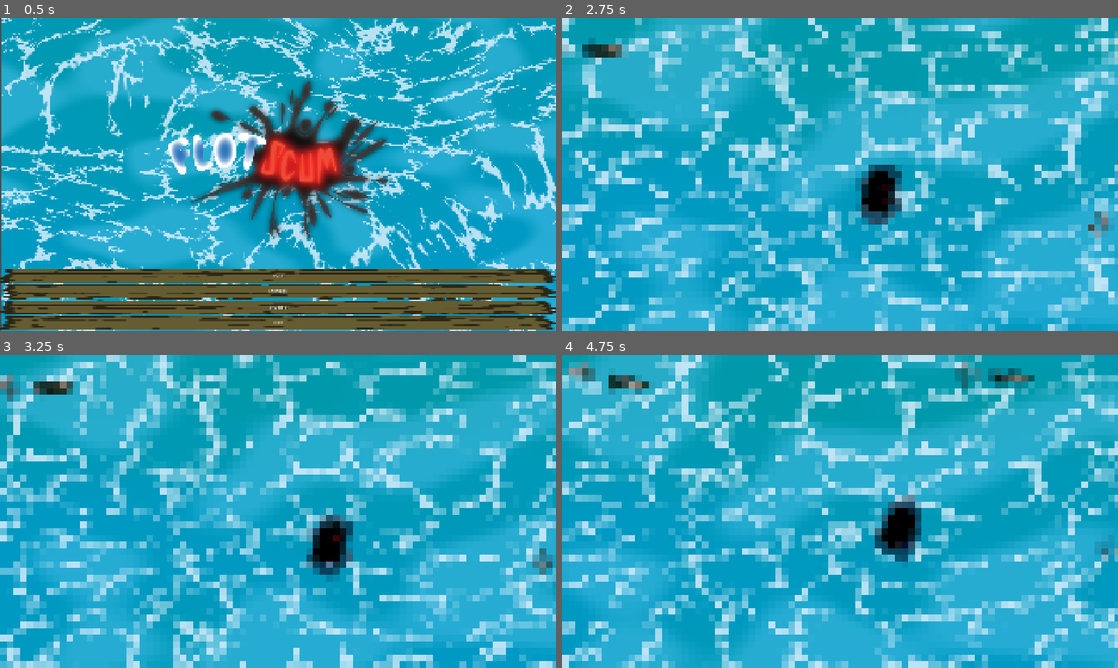
Above: before the commit, frames 1-4 (two rows, left to right).
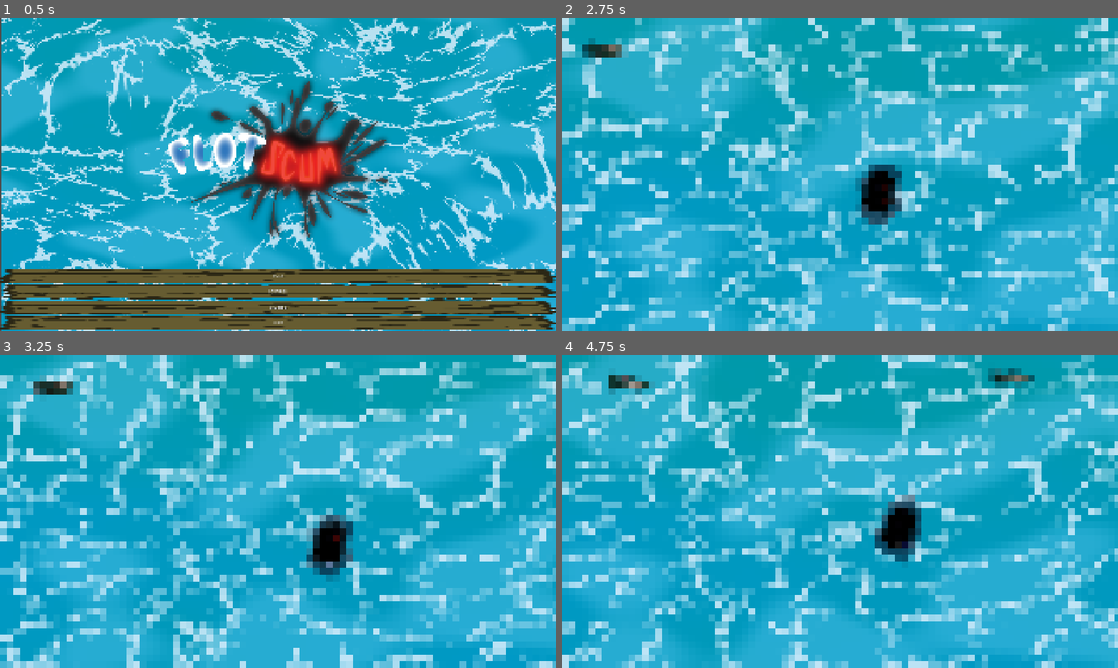
Above: after the commit, the same moments.

Repository: Of-Machines-and-Men/flotscum
Game: Godot game, scene res://scenes/levels/UI/main_menu.tscn
Two runs of this game, one before a commit and one after it. Both use one fixed random seed, a clock stepped at 60 frames per second and the inputs below.
Inputs (mouse positions are in pixels of both pictures, inside the frame that each line leads up to):
- Up to frame 1 (0.5 s): no input
- Up to frame 2 (2.75 s): click "PLAY" at 0.5 s; move the mouse to (962, 158) at 1.27 s; hold D (moveright) 1.28-2.03 s; move the mouse to (728, 190) at 2.02 s; hold S (movedown) from 2.03 s (still down)
- Up to frame 3 (3.25 s): move the mouse to (333, 442) at 2.77 s; release S (movedown) at 2.78 s; hold D (moveright) from 2.78 s (still down)
- Up to frame 4 (4.75 s): move the mouse to (812, 574) at 3.52 s; release D (moveright) at 3.53 s; hold W (moveup) 3.53-4.28 s; move the mouse to (1006, 558) at 4.27 s; hold A (moveleft) from 4.28 s (still down)

Frame 1 is identical in both runs. In frame 2, 0.2% of the frame differs, in the area x 0-99%, y 8-71%; in frame 3, 0.4%; in frame 4, 0.6%, in the area x 1-100%, y 2-66%.

Commit message:
Made Wakes n Ripples
Still having issues, will tackle later

Diff:
--- /dev/null
+++ b/default_bus_layout.tres
@@ -0,0 +1,17 @@
+[gd_resource type="AudioBusLayout" format=3 uid="uid://chu2lultmf52d"]
+
+[sub_resource type="AudioEffectDistortion" id="AudioEffectDistortion_j3pel"]
+resource_name = "Distortion"
+pre_gain = 6.0
+drive = 0.3
+post_gain = -6.0
+
+[sub_resource type="AudioEffectLowPassFilter" id="AudioEffectLowPassFilter_j3pel"]
+resource_name = "LowPassFilter"
+cutoff_hz = 400.0
+
+[resource]
+bus/0/effect/0/effect = SubResource("AudioEffectDistortion_j3pel")
+bus/0/effect/0/enabled = true
+bus/0/effect/1/effect = SubResource("AudioEffectLowPassFilter_j3pel")
+bus/0/effect/1/enabled = true
--- a/scenes/entities/enemy/rammer/rammer.gd
+++ b/scenes/entities/enemy/rammer/rammer.gd
@@ -12,11 +12,3 @@
 
 func _physics_process(delta: float) -> void:
 	super._physics_process(delta)
-	_constrain_net()
-
-func _constrain_net() -> void:
-	var attach_pos = attach_point.global_position
-	var back_dir = Vector2.LEFT.rotated(rotation)  # adjust LEFT/RIGHT to match your sprite
-	var target_pos = attach_pos + back_dir * max_net_distance
-	net.global_position = net.global_position.lerp(target_pos, 0.3)
-	net.rotation = lerp_angle(net.rotation, rotation, 0.3)
--- a/scenes/entities/enemy/rammer/rammer.tscn
+++ b/scenes/entities/enemy/rammer/rammer.tscn
@@ -7,7 +7,6 @@
 [ext_resource type="Script" uid="uid://bjfgy0dqul657" path="res://scripts/gameplay/abilities/wander/wander_ability.gd" id="5_nasbk"]
 [ext_resource type="Texture2D" uid="uid://d2ssq57oxdi3a" path="res://assets/entities/enemies/Trawler_Option2x.png" id="6_4ju6u"]
 [ext_resource type="Shader" uid="uid://mbbv8o3qlcs1" path="res://shaders/drop_shadow.gdshader" id="6_xw88a"]
-[ext_resource type="Texture2D" uid="uid://cuifav3fn0vkg" path="res://assets/entities/trash/medium/fishing_net_02.png" id="7_2m1kf"]
 
 [sub_resource type="Resource" id="Resource_xw88a"]
 script = ExtResource("3_2m1kf")
@@ -43,22 +42,6 @@
 [sub_resource type="CircleShape2D" id="CircleShape2D_k3n7j"]
 radius = 397.02014
 
-[sub_resource type="RectangleShape2D" id="RectangleShape2D_xw88a"]
-size = Vector2(62.27663, 59.519722)
-
-[sub_resource type="ShaderMaterial" id="ShaderMaterial_xw88a"]
-shader = ExtResource("6_xw88a")
-shader_parameter/shadow_offset = Vector2(0, 0)
-shader_parameter/shadow_spread = 13.42800063783
-shader_parameter/shadow_blur = 15.330000728175
-shader_parameter/shadow_color = Color(0.02, 0.08, 0.12, 1)
-shader_parameter/shadow_scale = 1.0
-shader_parameter/shadow_opacity = 0.39600001881
-shader_parameter/shadow_falloff = 1.5150000482125
-shader_parameter/ripple_strength = 0.012
-shader_parameter/ripple_speed = 1.2
-shader_parameter/ripple_frequency = 14.0
-
 [node name="Rammer" type="RigidBody2D" unique_id=2645434 node_paths=PackedStringArray("entity_sprite", "collider", "perception_zone")]
 linear_damp = 1.0
 script = ExtResource("1_k3n7j")
@@ -92,22 +75,3 @@
 
 [node name="CollisionShape2D" type="CollisionShape2D" parent="PerceptionArea" unique_id=1502097546]
 shape = SubResource("CircleShape2D_k3n7j")
-
-[node name="Net Attach Point" type="Marker2D" parent="." unique_id=898016857]
-position = Vector2(-65, 0)
-
-[node name="Net" type="StaticBody2D" parent="Net Attach Point" unique_id=1445551399]
-position = Vector2(65, 0)
-
-[node name="CollisionShape2D" type="CollisionShape2D" parent="Net Attach Point/Net" unique_id=813675932]
-position = Vector2(-99, -4.0000014)
-rotation = -0.8103766
-shape = SubResource("RectangleShape2D_xw88a")
-
-[node name="Sprite2D" type="Sprite2D" parent="Net Attach Point/Net" unique_id=438512542]
-material = SubResource("ShaderMaterial_xw88a")
-position = Vector2(-105, -1.9999979)
-rotation = -2.3884513
-scale = Vector2(0.10000001, 0.10000001)
-texture = ExtResource("7_2m1kf")
-offset = Vector2(-50, 100)
--- a/scenes/entities/player/player.gd
+++ b/scenes/entities/player/player.gd
@@ -1,6 +1,7 @@
 class_name Player
 extends Entity
 
+@onready var swim_sound: AudioStreamPlayer2D = $AudioStreamPlayer2D
 # Called when the node enters the scene tree for the first time.
 func _ready() -> void:
 	super._ready()
@@ -10,6 +11,9 @@
 	super._physics_process(delta)
 	_rotate_towards_mouse()
 	_apply_input_force()
+	_play_swim_sound()
+
+
 
 func _apply_input_force() -> void:
 	var input = Vector2(
@@ -24,3 +28,12 @@
 	var mouse_pos = get_global_mouse_position()
 	var target_direction = global_position.direction_to(mouse_pos)
 	turn_towards(target_direction)
+
+func _play_swim_sound() -> void:
+	print("velocity: ", linear_velocity.length(), " playing: ", swim_sound.playing)
+	var is_moving = linear_velocity.length() > 10.0
+
+	if is_moving and not swim_sound.playing:
+		swim_sound.play()
+	elif not is_moving and swim_sound.playing:
+		swim_sound.stop()
--- a/scenes/entities/player/player.tscn
+++ b/scenes/entities/player/player.tscn
@@ -4,10 +4,23 @@
 [ext_resource type="Script" uid="uid://d12eyvoswutn1" path="res://scripts/gameplay/abilities/drift/drift_ability.gd" id="2_58kc7"]
 [ext_resource type="Texture2D" uid="uid://k7k4l7f8cba6" path="res://assets/entities/Garbo.svg" id="2_635qg"]
 [ext_resource type="Shader" uid="uid://mbbv8o3qlcs1" path="res://shaders/drop_shadow.gdshader" id="3_nh4ur"]
+[ext_resource type="Shader" uid="uid://bpjl7610umjtm" path="res://shaders/ripple.gdshader" id="5_5sj0x"]
+[ext_resource type="AudioStream" uid="uid://jnbyvafycg54" path="res://assets/sounds/player/sx_plr_move.wav" id="5_bjvvg"]
+[ext_resource type="Script" uid="uid://dtlont4kq5675" path="res://scripts/managers/ripple_manager.gd" id="6_ovg4i"]
 
 [sub_resource type="Resource" id="Resource_nh4ur"]
 script = ExtResource("2_58kc7")
 metadata/_custom_type_script = "uid://d12eyvoswutn1"
+
+[sub_resource type="ShaderMaterial" id="ShaderMaterial_7wli1"]
+shader = ExtResource("5_5sj0x")
+shader_parameter/ripple_speed = 2.0
+shader_parameter/ripple_frequency = 8.0
+shader_parameter/ripple_strength = 0.6
+shader_parameter/ripple_color = Color(0.8, 0.95, 1, 0.5)
+
+[sub_resource type="QuadMesh" id="QuadMesh_j0oqr"]
+size = Vector2(125, 175)
 
 [sub_resource type="ShaderMaterial" id="ShaderMaterial_bjvvg"]
 shader = ExtResource("3_nh4ur")
@@ -43,6 +56,12 @@
 can_be_absorbed = false
 metadata/_custom_type_script = "uid://cdx4j041nqp46"
 
+[node name="Ripple" type="MeshInstance2D" parent="." unique_id=1511060812]
+material = SubResource("ShaderMaterial_7wli1")
+position = Vector2(5, 0)
+mesh = SubResource("QuadMesh_j0oqr")
+script = ExtResource("6_ovg4i")
+
 [node name="Sprite2D" type="Sprite2D" parent="." unique_id=80675551]
 material = SubResource("ShaderMaterial_bjvvg")
 rotation = 1.5707964
@@ -63,3 +82,6 @@
 position_smoothing_enabled = true
 drag_horizontal_enabled = true
 drag_vertical_enabled = true
+
+[node name="AudioStreamPlayer2D" type="AudioStreamPlayer2D" parent="." unique_id=1332907243]
+stream = ExtResource("5_bjvvg")
--- /dev/null
+++ b/scripts/managers/ripple_manager.gd
@@ -0,0 +1,13 @@
+extends MeshInstance2D
+
+func _physics_process(delta: float) -> void:
+	if get_parent() is Entity:
+		var parent = get_parent() as Entity
+
+		# Ripple always shows but intensifies with speed
+		var speed_factor = clamp(parent.linear_velocity.length() / 30.0, 0.2, 1.0)
+		modulate.a = speed_factor
+
+		# Scale ripple with speed — bigger wake when moving faster
+		var scale_factor = lerp(0.8, 1.3, speed_factor)
+		scale = Vector2(scale_factor, scale_factor)
--- /dev/null
+++ b/scripts/managers/wake_manager.gd
@@ -0,0 +1,13 @@
+extends MeshInstance2D
+
+@export var is_wake: bool = true
+
+func _physics_process(delta: float) -> void:
+	if is_wake and get_parent() is Entity:
+		var parent = get_parent() as Entity
+
+		rotation = parent.rotation - PI / 2
+
+		# Fade in/out with speed
+		var speed_factor = clamp(parent.linear_velocity.length() / 50.0, 0.0, 1.0)
+		modulate.a = speed_factor
--- /dev/null
+++ b/shaders/ripple.gdshader
@@ -0,0 +1,19 @@
+shader_type canvas_item;
+
+uniform float ripple_speed : hint_range(0.0, 5.0) = 2.0;
+uniform float ripple_frequency : hint_range(1.0, 20.0) = 8.0;
+uniform float ripple_strength : hint_range(0.0, 1.0) = 0.6;
+uniform vec4 ripple_color : source_color = vec4(0.8, 0.95, 1.0, 0.5);
+
+void fragment() {
+	vec2 uv = UV - vec2(0.5, 0.5);
+	float dist = length(uv);
+
+	float ripple = sin(dist * ripple_frequency - TIME * ripple_speed) * 0.5 + 0.5;
+	ripple = smoothstep(0.4, 0.6, ripple);
+
+	float fade = smoothstep(0.5, 0.35, dist) * smoothstep(0.0, 0.1, dist);
+
+	float final = ripple * fade;
+	COLOR = vec4(ripple_color.rgb, final * ripple_strength * ripple_color.a);
+}
--- /dev/null
+++ b/shaders/wake.gdshader
@@ -0,0 +1,42 @@
+shader_type canvas_item;
+
+uniform float wake_angle : hint_range(0.1, 1.5) = 0.6;
+uniform float wake_length : hint_range(0.1, 2.0) = 1.0;
+uniform float wake_speed : hint_range(0.0, 5.0) = 2.0;
+uniform float wake_strength : hint_range(0.0, 1.0) = 1.0;
+uniform float squiggle_amount : hint_range(0.0, 0.2) = 0.05;
+uniform float squiggle_frequency : hint_range(1.0, 20.0) = 8.0;
+uniform vec4 wake_color : source_color = vec4(0.9, 0.97, 1.0, 1.0);
+
+void fragment() {
+	vec2 uv = UV - vec2(0.5, 0.5);
+
+	// NAUGHTY V SHAPES GET PUT IN THE EDGE WIGGLER
+	float squiggle_x = sin(uv.y * squiggle_frequency + TIME * wake_speed) * squiggle_amount;
+	float squiggle_y = sin(uv.x * squiggle_frequency + TIME * wake_speed * 0.7) * squiggle_amount;
+	vec2 warped_uv = uv + vec2(squiggle_x, squiggle_y);
+
+	float angle = abs(warped_uv.x) / max(abs(warped_uv.y), 0.001);
+	float v_shape = smoothstep(wake_angle + 0.05, wake_angle - 0.05, angle);
+
+	// Only behind
+	float behind = smoothstep(0.0, 0.02, warped_uv.y);
+
+	// Animated lines along arms
+	float lines = sin((uv.y * 15.0 / wake_length) - TIME * wake_speed) * 0.5 + 0.5;
+	lines = smoothstep(0.3, 0.7, lines);
+
+	float edge = abs(angle - wake_angle);
+	float edge_glow = smoothstep(0.15, 0.0, edge) * 2.0;
+
+	float edge_squiggle = sin(uv.y * squiggle_frequency * 2.0 + TIME * wake_speed * 1.3) * 0.5 + 0.5;
+	edge_glow *= mix(0.5, 1.0, edge_squiggle);
+
+	float fade = smoothstep(0.5, 0.05, length(uv));
+	float tip_fade = smoothstep(0.0, 0.1, abs(uv.y));
+
+	float wake = (v_shape * lines + edge_glow) * behind * fade * tip_fade;
+	wake = clamp(wake, 0.0, 1.0);
+
+	COLOR = vec4(wake_color.rgb, wake * wake_strength);
+}
Not shown, added: scripts/managers/ripple_manager.gd.uid
Not shown, added: scripts/managers/wake_manager.gd.uid
Not shown, added: shaders/ripple.gdshader.uid
Not shown, added: shaders/wake.gdshader.uid
